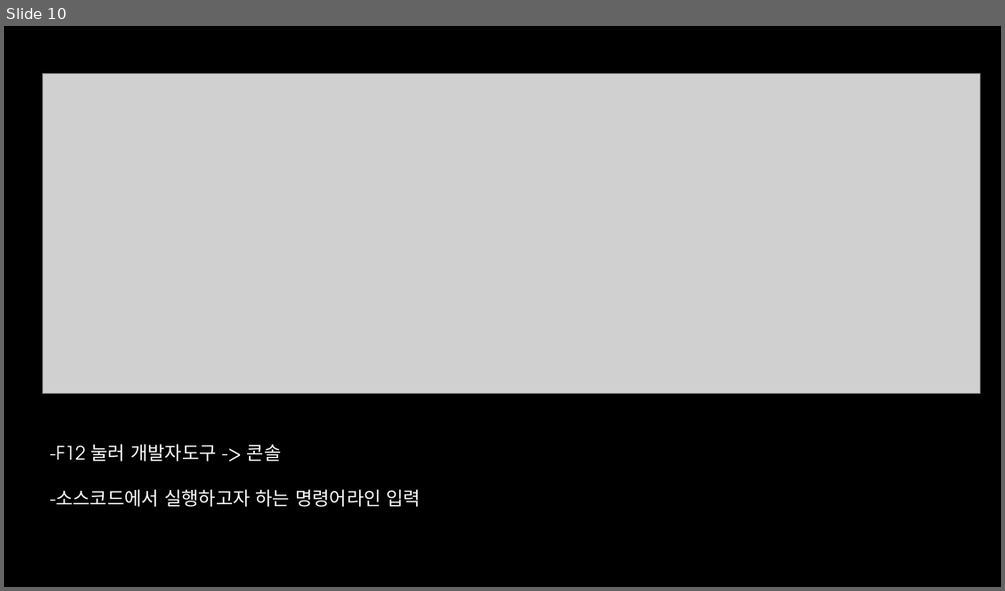
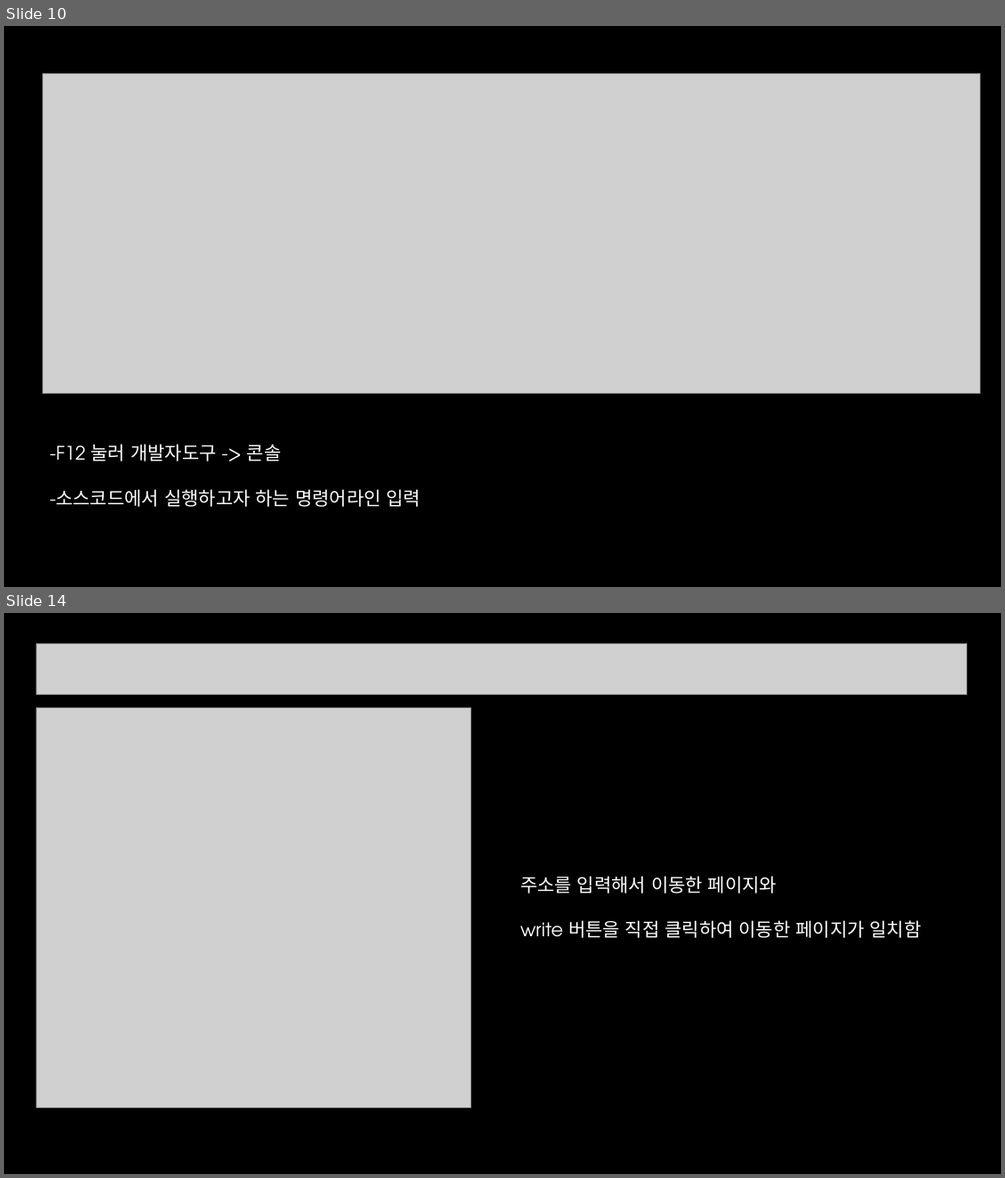
Before and after one commit to TAEKnical/Presentation-material-, a slide deck: 모두의보안 suninatas web.pptx. Shown one above the other, each under a label of ours: slide 10 before the commit, slides 10 and 14 after it; the slides between them are not shown. The pictures are 1005x591 and 1005x1178 pixels, drawn with LibreOffice and Linux fonts; fonts in the diff are those of the drawing; grey boxes stand for pictures; background and template pictures are left out. Boxes give left, top, right and bottom in pixels: in the first picture for what was removed or moved away, otherwise in the second. Text is boxed around its words. In the diff, an @@ line names an element or a change of style, - is before the commit and + after.

```diff
--- a/모두의보안 suninatas web.pptx
+++ b/모두의보안 suninatas web.pptx
@@ slide 14 added at [4, 613, 1001, 1174], background picture (left out) @@
@@ picture added at [36, 643, 967, 695] @@
@@ picture added at [36, 708, 471, 1107] @@
@@ text added at [520, 876, 922, 938], 18 pt, text #FFFFFF @@
+주소를 입력해서 이동한 페이지와
+write 버튼을 직접 클릭하여 이동한 페이지가 일치함
```
Also in this commit, not shown: 17 other slides added.
